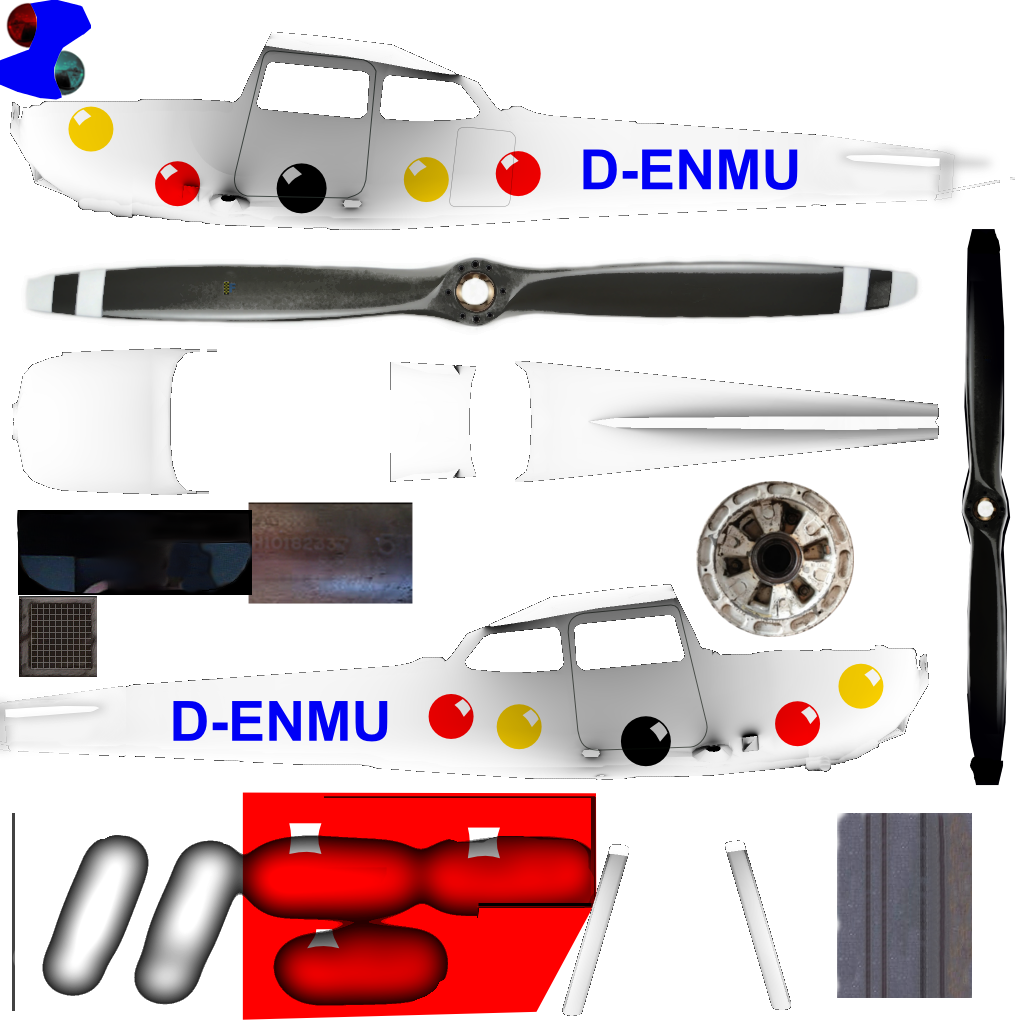
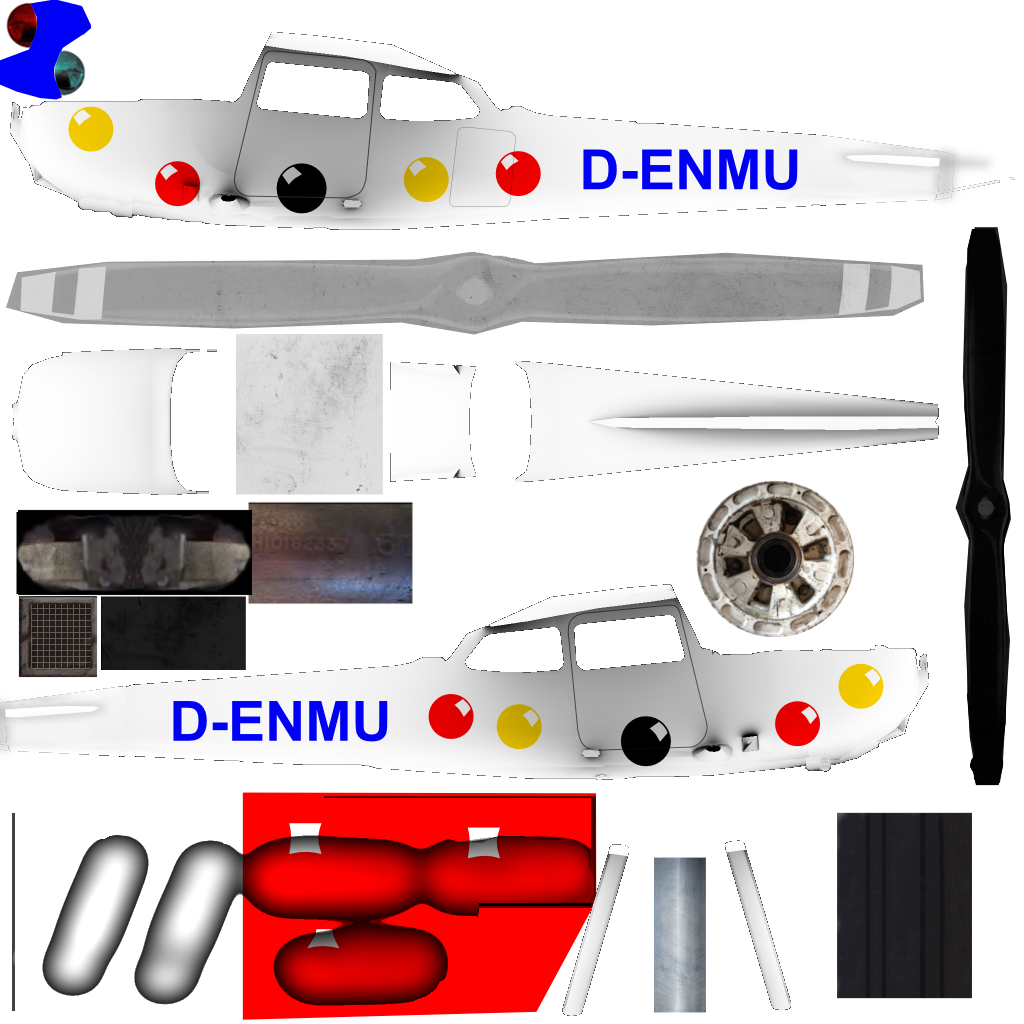
Revision of a layered 1024px x 1024px image; what changed, layer by layer:
added layer "Clipboard #3" above "Clipboard #2" over (6, 227, 1011, 1013)
